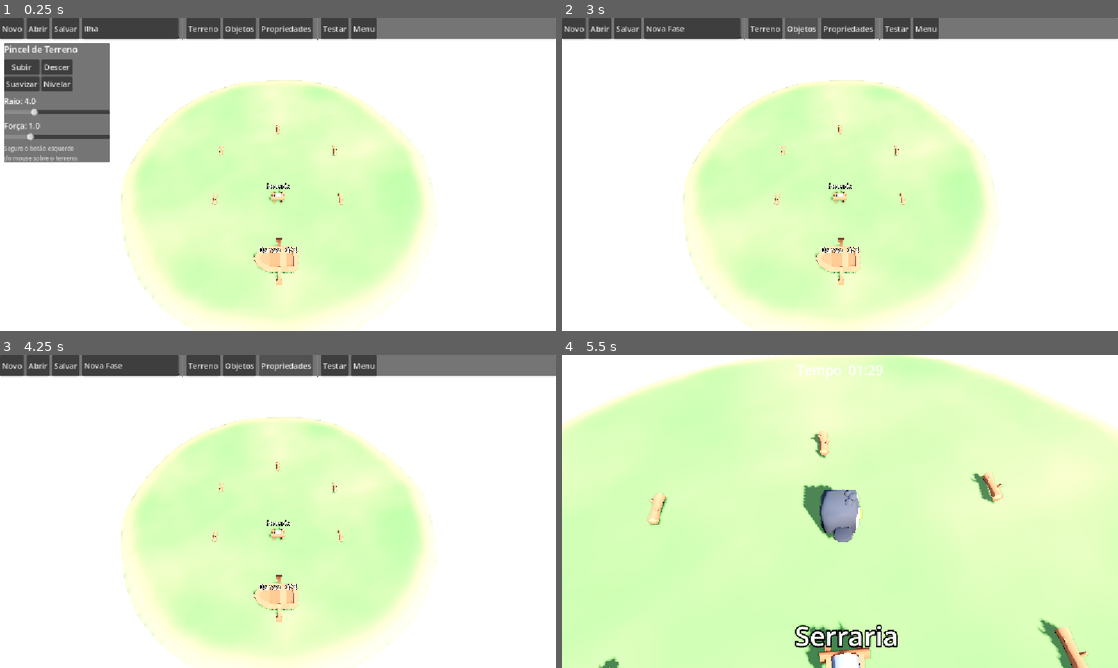
Above: before the commit, frames 1-4 (two rows, left to right).
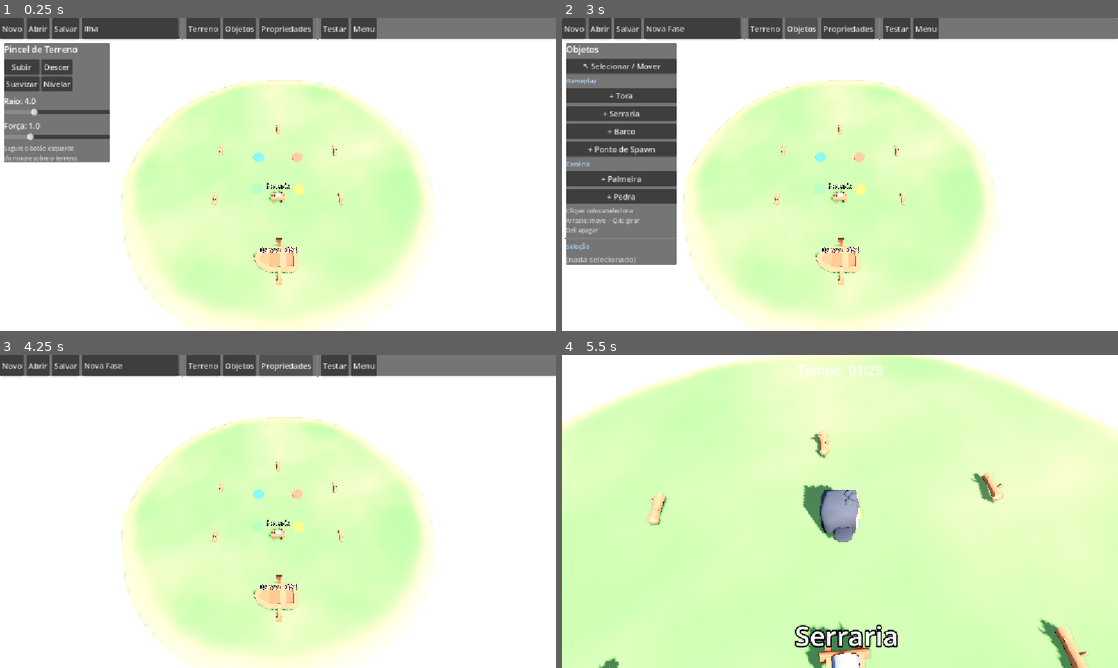
Above: after the commit, the same moments.

Repository: Hashiramaz/multiplayer-godot
Game: Godot game, scene res://scenes/editor/LevelEditor.tscn
The game is run twice, just before and just after one commit, with the same random seed, the same clock (stepped at 60 frames per second) and the same inputs. This scene is started directly instead of the project's main scene.
Inputs (mouse positions are in pixels of both pictures, inside the frame that each line leads up to):
- Up to frame 1 (0.25 s): no input
- Up to frame 2 (3 s): click "Novo" at 0.5 s; click "Salvar" at 1.25 s; click "Terreno" at 2 s; click "Objetos" at 2.75 s
- Up to frame 3 (4.25 s): click "Propriedades" at 3.5 s
- Up to frame 4 (5.5 s): click "Testar" at 4.25 s; tap Enter at 5 s; move the mouse to (962, 495) at 5.02 s; hold D from 5.03 s (still down); hold E from 5.03 s (still down); tap Q at 5.1 s; click (962, 495) at 5.17 s; tap Space at 5.27 s

The runs differ from the first frame. In frame 1, 0.2% of the frame differs, in the area x 45-55%, y 42-57%; in frame 2, 14%, in the area x 0-55%, y 8-79%; in frame 3, 0.2%; in frame 4, nothing differs.

Commit message:
Editor de objetos (Fase D) + cor/colisão do cenário
Adiciona o modo Objetos ao editor de níveis:
- Paleta do LevelCatalog (Gameplay: tora/serraria/barco + spawn; Cenário:
  palmeira/pedra). Clicar arma; clicar no terreno coloca (anel de preview).
- Selecionar/mover (arraste com offset, reassenta no chão), girar (Q/E),
  apagar (Del), com anel de seleção.
- Inspector por objeto expõe as editable_props do catálogo (ex.: process_time
  da serraria, required do barco).
- Pontos de spawn colocáveis (máx. 4) como marcadores.
- A árvore de trabalho ($Objects) sincroniza de volta para LevelData.objects e
  spawn_points no Salvar/Testar (via meta kind/type_id/props nos nós).

Cenário (Kenney nature kit):
- Wrappers Palm.tscn / Rock.tscn + scenery_prop.gd que reaplica o atlas
  colormap.png (os FBX perdem o material no import e vinham cinza) e gera
  colisão trimesh em runtime.
- Assets/Visual/Environment adicionados ao repo (agora referenciados).

Co-Authored-By: Claude Opus 4.8 <noreply@anthropic.com>

Diff:
--- a/autoload/level_catalog.gd
+++ b/autoload/level_catalog.gd
@@ -8,6 +8,8 @@
 const _LOG_SCENE := preload("res://scenes/interactables/Carriable.tscn")
 const _SAWMILL_SCENE := preload("res://scenes/interactables/Sawmill.tscn")
 const _BOAT_SCENE := preload("res://scenes/interactables/BoatStation.tscn")
+const _PALM_SCENE := preload("res://scenes/props/Palm.tscn")
+const _ROCK_SCENE := preload("res://scenes/props/Rock.tscn")
 
 var _defs: Dictionary = {}
 var _order: Array[String] = []
@@ -20,6 +22,8 @@
 	_register(_def("boat", "Barco", "gameplay", _BOAT_SCENE, [
 		{"name": "required", "type": "int", "default": 4},
 	]))
+	_register(_def("palm", "Palmeira", "scenery", _PALM_SCENE))
+	_register(_def("rock", "Pedra", "scenery", _ROCK_SCENE))
 
 func _def(id: String, display_name: String, category: String, scene: PackedScene,
 		editable_props: Array = []) -> ObjectDef:
--- /dev/null
+++ b/scenes/props/Palm.tscn
@@ -0,0 +1,9 @@
+[gd_scene load_steps=3 format=3]
+
+[ext_resource type="PackedScene" uid="uid://cypwuriweclag" path="res://Assets/Visual/Environment/palm-straight.fbx" id="1"]
+[ext_resource type="Script" path="res://scripts/props/scenery_prop.gd" id="2"]
+
+[node name="Palm" type="Node3D"]
+script = ExtResource("2")
+
+[node name="Model" parent="." instance=ExtResource("1")]
--- /dev/null
+++ b/scenes/props/Rock.tscn
@@ -0,0 +1,9 @@
+[gd_scene load_steps=3 format=3]
+
+[ext_resource type="PackedScene" uid="uid://dn52yaxxwtw87" path="res://Assets/Visual/Environment/rocks-b.fbx" id="1"]
+[ext_resource type="Script" path="res://scripts/props/scenery_prop.gd" id="2"]
+
+[node name="Rock" type="Node3D"]
+script = ExtResource("2")
+
+[node name="Model" parent="." instance=ExtResource("1")]
--- a/scripts/editor/level_editor.gd
+++ b/scripts/editor/level_editor.gd
@@ -1,56 +1,334 @@
 extends Node3D
 ## In-game level editor (mouse + keyboard, desktop-tool style). Edits a LevelData in
-## memory: sculpt the terrain heightmap with a brush, then Save it to res://levels so
-## it shows up in the level-select screen. Object placement and the level-properties
-## panel land in later phases; the tool-mode switch is already here to host them.
+## memory across three tool modes:
+##   - Terreno: sculpt the terrain heightmap with a brush.
+##   - Objetos: place / move / rotate / delete gameplay & scenery objects and spawns.
+##   - Propriedades: (Fase E) level-wide settings.
+## Save writes a .tres to res://levels so it shows up in the level-select screen.
+##
+## The scene under $Objects is the working state while editing; it's synced back into
+## the LevelData (objects + spawn_points) on Save / Test. Each item node carries meta
+## ("kind"/"type_id"/"props") so the sync is a straight read of the tree.
 ##
 ## Camera: right-drag orbit, middle-drag pan, wheel zoom (see editor_camera.gd).
-## Terrain brush: hold LEFT mouse over the terrain and drag.
 
 const LEVELS_DIR := "res://levels"
+## Where on the ring texture the visible outline sits (0 = center, 1 = edge). Decal
+## boxes are sized so this outline lands exactly at the intended world radius.
+const RING_POS := 0.9
+const MAX_SPAWNS := 4
+const PICK_RADIUS := 2.5      # world XZ distance to select an object by clicking near it
 
 var _level: LevelData
 var _tool_mode: String = "terrain"      # terrain | objects | properties
 
+# Terrain brush
 var _brush_mode: String = "raise"       # raise | lower | smooth | flatten
 var _brush_radius: float = 4.0
 var _brush_strength: float = 1.0
 var _painting: bool = false
 
+# Shared cursor raycast (terrain point under the mouse)
+var _cursor_hit: bool = false
+var _cursor_point: Vector3 = Vector3.ZERO
+
+# Object tool
+var _armed_type: String = ""            # "" = select/move; else type_id or "spawn"
+var _selected: Node3D = null
+var _dragging_obj: bool = false
+var _drag_offset: Vector3 = Vector3.ZERO  # selected.pos - cursor at grab, so it doesn't jump
+
 @onready var _terrain: Node = $Island/Terrain
 @onready var _camera: Camera3D = $EditorCamera
 @onready var _objects: Node3D = $Objects
 @onready var _ui: CanvasLayer = $UI
 
 var _brush_decal: Decal
-
+var _select_decal: Decal
+
+# UI
 var _name_edit: LineEdit
 var _hint: Label
 var _terrain_panel: Control
+var _objects_panel: Control
+var _inspector_box: VBoxContainer
 var _placeholder: Label
 var _open_dialog: FileDialog
 
 func _ready() -> void:
 	GameManager.set_state(GameManager.State.EDITOR)
 	_level = LevelData.make_default_island()
-	_build_brush_decal()
+	_build_decals()
 	_build_ui()
 	_load_into_scene()
 
-## The projected brush ring: a Decal (conforms to the terrain silhouette on its own)
-## with a procedurally-drawn annulus texture. Inspired by the "telegraph decals"
-## look -- a ground marking that bends over hills to show reach.
-func _build_brush_decal() -> void:
-	_brush_decal = Decal.new()
-	_brush_decal.texture_albedo = _make_ring_texture()
-	_brush_decal.albedo_mix = 1.0
-	_brush_decal.upper_fade = 0.05
-	_brush_decal.lower_fade = 0.05
-	_brush_decal.visible = false
-	add_child(_brush_decal)
-
-## Draws a soft annulus (bright outline at RING_POS + faint inner fill) as a white
-## RGBA texture; the ring color comes from the Decal's modulate at runtime.
+# --- Level <-> scene ------------------------------------------------------------
+
+func _load_into_scene() -> void:
+	_terrain.build_from(_level)
+	_rebuild_scene_items()
+	_select(null)
+	_name_edit.text = _level.level_name
+	_set_hint("Fase carregada: %s" % _level.level_name)
+
+## Rebuilds the working tree ($Objects) from the LevelData: one node per placed
+## object (with meta for the sync) plus a marker per spawn point.
+func _rebuild_scene_items() -> void:
+	for child in _objects.get_children():
+		child.queue_free()
+	for o in _level.objects:
+		_instantiate_object(o.type_id, o.transform, o.props)
+	for i in _level.spawn_points.size():
+		_instantiate_spawn(_level.spawn_points[i], i)
+
+## Writes the working tree back into the LevelData. Called before Save / Test.
+func _sync_level_from_scene() -> void:
+	var objs: Array[PlacedObject] = []
+	var spawns: Array[Transform3D] = []
+	for node in _objects.get_children():
+		if String(node.get_meta("kind", "object")) == "spawn":
+			spawns.append((node as Node3D).transform)
+		else:
+			var po := PlacedObject.new()
+			po.type_id = String(node.get_meta("type_id", ""))
+			po.transform = (node as Node3D).transform
+			po.props = node.get_meta("props", {})
+			objs.append(po)
+	_level.objects = objs
+	_level.spawn_points = spawns
+
+func _instantiate_object(type_id: String, xform: Transform3D, props: Dictionary) -> Node3D:
+	var def := LevelCatalog.get_def(type_id)
+	if def == null or def.scene == null:
+		push_warning("LevelEditor: unknown type_id '%s'" % type_id)
+		return null
+	var node := def.scene.instantiate() as Node3D
+	node.transform = xform
+	for key in props:
+		node.set(key, props[key])
+	node.set_meta("kind", "object")
+	node.set_meta("type_id", type_id)
+	node.set_meta("props", props.duplicate())
+	_objects.add_child(node)
+	node.process_mode = Node.PROCESS_MODE_DISABLED   # static preview: no timers / area logic
+	return node
+
+func _instantiate_spawn(xform: Transform3D, index: int) -> Node3D:
+	var marker := MeshInstance3D.new()
+	var cyl := CylinderMesh.new()
+	cyl.top_radius = 0.55
+	cyl.bottom_radius = 0.55
+	cyl.height = 0.2
+	marker.mesh = cyl
+	var col := PlayerManager.color_for_slot(index)
+	var mat := StandardMaterial3D.new()
+	mat.albedo_color = Color(col.r, col.g, col.b, 0.75)
+	mat.transparency = BaseMaterial3D.TRANSPARENCY_ALPHA
+	mat.emission_enabled = true
+	mat.emission = col
+	mat.emission_energy_multiplier = 0.5
+	marker.material_override = mat
+	marker.transform = xform
+	marker.set_meta("kind", "spawn")
+	_objects.add_child(marker)
+	return marker
+
+# --- Input ----------------------------------------------------------------------
+
+func _unhandled_input(event: InputEvent) -> void:
+	match _tool_mode:
+		"terrain":
+			if event is InputEventMouseButton and event.button_index == MOUSE_BUTTON_LEFT:
+				_painting = event.pressed
+		"objects":
+			_objects_input(event)
+
+func _objects_input(event: InputEvent) -> void:
+	if event is InputEventMouseButton and event.button_index == MOUSE_BUTTON_LEFT:
+		if event.pressed:
+			_raycast_cursor()
+			if not _cursor_hit:
+				return
+			if _armed_type != "":
+				_place_new(_armed_type, _cursor_point)
+			else:
+				var picked := _pick_object(_cursor_point)
+				_select(picked)
+				_dragging_obj = picked != null
+				if picked != null:
+					_drag_offset = picked.position - _cursor_point
+		else:
+			_dragging_obj = false
+	elif event is InputEventKey and event.pressed and not event.echo and _selected != null:
+		match event.keycode:
+			KEY_Q:
+				_rotate_selected(-15.0)
+			KEY_E:
+				_rotate_selected(15.0)
+			KEY_DELETE:
+				_delete_selected()
+
+func _process(delta: float) -> void:
+	# Guard against a release swallowed by the UI leaving us stuck.
+	if _painting and not Input.is_mouse_button_pressed(MOUSE_BUTTON_LEFT):
+		_painting = false
+	match _tool_mode:
+		"terrain":
+			_process_terrain(delta)
+		"objects":
+			_process_objects()
+		_:
+			_brush_decal.visible = false
+			_select_decal.visible = false
+
+func _process_terrain(delta: float) -> void:
+	_select_decal.visible = false
+	_raycast_cursor()
+	_update_brush_decal()
+	if _painting and _cursor_hit:
+		_terrain.sculpt(_cursor_point, _brush_radius, _brush_strength * delta, _brush_mode)
+
+func _process_objects() -> void:
+	_raycast_cursor()
+	# Placement preview ring while a type is armed.
+	_brush_decal.visible = _cursor_hit and _armed_type != ""
+	if _brush_decal.visible:
+		var half := 1.2 / RING_POS
+		_brush_decal.size = Vector3(half * 2.0, 40.0, half * 2.0)
+		_brush_decal.global_position = _cursor_point + Vector3.UP * 8.0
+		_brush_decal.modulate = Color(0.9, 0.95, 1.0, 0.85)
+	# Drag the selected object along the terrain (offset-preserving, re-seated on ground).
+	if _dragging_obj and _cursor_hit and _selected != null:
+		var np := _cursor_point + _drag_offset
+		np.y = _terrain.height_at(np)
+		_selected.position = np
+	_update_select_decal()
+
+func _raycast_cursor() -> void:
+	var mouse := get_viewport().get_mouse_position()
+	var origin := _camera.project_ray_origin(mouse)
+	var dir := _camera.project_ray_normal(mouse)
+	var hit: Dictionary = _terrain.raycast(origin, dir)
+	_cursor_hit = hit.get("hit", false)
+	if _cursor_hit:
+		_cursor_point = hit["position"]
+
+# --- Object placement / selection -----------------------------------------------
+
+func _place_new(type_id: String, point: Vector3) -> void:
+	if type_id == "spawn":
+		if _count_spawns() >= MAX_SPAWNS:
+			_set_hint("Máximo de %d spawns" % MAX_SPAWNS)
+			return
+		var marker := _instantiate_spawn(Transform3D(Basis.IDENTITY, point), _count_spawns())
+		_select(marker)
+		return
+	var def := LevelCatalog.get_def(type_id)
+	if def == null:
+		return
+	var node := _instantiate_object(type_id, Transform3D(Basis.IDENTITY, point), _default_props(def))
+	_select(node)
+
+## Nearest object/spawn to a world point within PICK_RADIUS (XZ), or null.
+func _pick_object(point: Vector3) -> Node3D:
+	var best: Node3D = null
+	var best_d := PICK_RADIUS
+	for child in _objects.get_children():
+		var n := child as Node3D
+		var d := Vector2(n.position.x - point.x, n.position.z - point.z).length()
+		if d < best_d:
+			best_d = d
+			best = n
+	return best
+
+func _select(node: Node3D) -> void:
+	_selected = node
+	_refresh_inspector()
+
+func _rotate_selected(deg: float) -> void:
+	if _selected != null:
+		_selected.rotate_y(deg_to_rad(deg))
+
+func _delete_selected() -> void:
+	if _selected == null:
+		return
+	_selected.queue_free()
+	_selected = null
+	_refresh_inspector()
+
+func _count_spawns() -> int:
+	var n := 0
+	for child in _objects.get_children():
+		if String(child.get_meta("kind", "object")) == "spawn":
+			n += 1
+	return n
+
+func _default_props(def: ObjectDef) -> Dictionary:
+	var d := {}
+	for p in def.editable_props:
+		d[p["name"]] = p["default"]
+	return d
+
+func _arm(type_id: String) -> void:
+	_armed_type = type_id
+	if type_id == "":
+		_set_hint("Modo seleção: clique para selecionar, arraste para mover")
+	elif type_id == "spawn":
+		_set_hint("Colocando spawns (clique no terreno)")
+	else:
+		var def := LevelCatalog.get_def(type_id)
+		_set_hint("Colocando: %s" % (def.display_name if def else type_id))
+
+# --- Decals (brush ring + selection ring) ---------------------------------------
+
+func _build_decals() -> void:
+	var tex := _make_ring_texture()
+	_brush_decal = _make_decal(tex)
+	_select_decal = _make_decal(tex)
+
+func _make_decal(tex: ImageTexture) -> Decal:
+	var d := Decal.new()
+	d.texture_albedo = tex
+	d.albedo_mix = 1.0
+	d.upper_fade = 0.05
+	d.lower_fade = 0.05
+	d.visible = false
+	add_child(d)
+	return d
+
+func _update_brush_decal() -> void:
+	_brush_decal.visible = _cursor_hit
+	if not _cursor_hit:
+		return
+	var half := _brush_radius / RING_POS
+	_brush_decal.size = Vector3(half * 2.0, 40.0, half * 2.0)
+	_brush_decal.global_position = _cursor_point + Vector3.UP * 8.0
+	var base := _mode_color(_brush_mode)
+	var t := clampf((_brush_strength - 0.1) / 3.9, 0.0, 1.0)
+	var bright := lerpf(0.6, 1.15, t)
+	_brush_decal.modulate = Color(
+		minf(base.r * bright, 1.0),
+		minf(base.g * bright, 1.0),
+		minf(base.b * bright, 1.0),
+		lerpf(0.45, 1.0, t))
+
+func _update_select_decal() -> void:
+	if _selected == null:
+		_select_decal.visible = false
+		return
+	_select_decal.visible = true
+	_select_decal.size = Vector3(3.0, 40.0, 3.0)
+	_select_decal.global_position = _selected.global_position + Vector3.UP * 8.0
+	_select_decal.modulate = Color(1.0, 1.0, 1.0, 0.9)
+
+func _mode_color(mode: String) -> Color:
+	match mode:
+		"raise": return Color(0.35, 0.9, 0.4)   # green: building up
+		"lower": return Color(0.95, 0.4, 0.35)  # red: digging down
+		"smooth": return Color(0.4, 0.75, 1.0)  # blue
+		"flatten": return Color(1.0, 0.85, 0.3) # yellow
+	return Color.WHITE
+
 func _make_ring_texture() -> ImageTexture:
 	var s := 128
 	var img := Image.create(s, s, false, Image.FORMAT_RGBA8)
@@ -67,100 +345,16 @@
 			img.set_pixel(x, y, Color(1.0, 1.0, 1.0, a))
 	return ImageTexture.create_from_image(img)
 
-# --- Level <-> scene ------------------------------------------------------------
-
-func _load_into_scene() -> void:
-	_terrain.build_from(_level)
-	_rebuild_objects()
-	_name_edit.text = _level.level_name
-	_set_hint("Fase carregada: %s" % _level.level_name)
-
-## Static, non-interactive previews of the placed objects so the terrain isn't empty
-## while editing. (Full placement/selection comes in the next phase.)
-func _rebuild_objects() -> void:
-	for child in _objects.get_children():
-		child.queue_free()
-	for o in _level.objects:
-		var def := LevelCatalog.get_def(o.type_id)
-		if def == null or def.scene == null:
-			continue
-		var node := def.scene.instantiate()
-		(node as Node3D).transform = o.transform
-		for key in o.props:
-			node.set(key, o.props[key])
-		_objects.add_child(node)
-		(node as Node).process_mode = Node.PROCESS_MODE_DISABLED
-
-# --- Terrain brush --------------------------------------------------------------
-## Where on the ring texture the visible outline sits (0 = center, 1 = edge). The
-## decal box is sized so this outline lands exactly at the real sculpt radius.
-const RING_POS := 0.9
-
-var _brush_hit: bool = false
-var _brush_point: Vector3 = Vector3.ZERO
-
-func _unhandled_input(event: InputEvent) -> void:
-	if _tool_mode != "terrain":
-		return
-	if event is InputEventMouseButton and event.button_index == MOUSE_BUTTON_LEFT:
-		_painting = event.pressed
-
-func _process(delta: float) -> void:
-	# Guard against a release swallowed by the UI leaving us stuck painting.
-	if _painting and not Input.is_mouse_button_pressed(MOUSE_BUTTON_LEFT):
-		_painting = false
-	if _tool_mode != "terrain":
-		_brush_decal.visible = false
-		return
-	_raycast_brush()
-	_update_brush_decal()
-	if _painting and _brush_hit:
-		_terrain.sculpt(_brush_point, _brush_radius, _brush_strength * delta, _brush_mode)
-
-func _raycast_brush() -> void:
-	var mouse := get_viewport().get_mouse_position()
-	var origin := _camera.project_ray_origin(mouse)
-	var dir := _camera.project_ray_normal(mouse)
-	var hit: Dictionary = _terrain.raycast(origin, dir)
-	_brush_hit = hit.get("hit", false)
-	if _brush_hit:
-		_brush_point = hit["position"]
-
-## Positions and styles the projected brush ring: radius -> decal footprint,
-## strength -> ring opacity/brightness, brush mode -> hue. Follows the cursor even
-## when not painting so you can aim.
-func _update_brush_decal() -> void:
-	_brush_decal.visible = _brush_hit
-	if not _brush_hit:
-		return
-	var half := _brush_radius / RING_POS
-	_brush_decal.size = Vector3(half * 2.0, 40.0, half * 2.0)
-	_brush_decal.global_position = _brush_point + Vector3.UP * 8.0
-	var base := _mode_color(_brush_mode)
-	var t := clampf((_brush_strength - 0.1) / 3.9, 0.0, 1.0)
-	var bright := lerpf(0.6, 1.15, t)
-	_brush_decal.modulate = Color(
-		minf(base.r * bright, 1.0),
-		minf(base.g * bright, 1.0),
-		minf(base.b * bright, 1.0),
-		lerpf(0.45, 1.0, t))
-
-func _mode_color(mode: String) -> Color:
-	match mode:
-		"raise": return Color(0.35, 0.9, 0.4)   # green: building up
-		"lower": return Color(0.95, 0.4, 0.35)  # red: digging down
-		"smooth": return Color(0.4, 0.75, 1.0)  # blue
-		"flatten": return Color(1.0, 0.85, 0.3) # yellow
-	return Color.WHITE
-
-# --- Actions --------------------------------------------------------------------
+# --- Toolbar actions ------------------------------------------------------------
 
 func _on_new() -> void:
 	_level = LevelData.make_default_island()
 	_level.level_name = "Nova Fase"
+	_armed_type = ""
 	_load_into_scene()
 
 func _on_save() -> void:
+	_sync_level_from_scene()
 	_level.level_name = _name_edit.text.strip_edges()
 	if _level.level_name == "":
 		_level.level_name = "Nova Fase"
@@ -185,6 +379,7 @@
 		_set_hint("Arquivo não é uma fase válida")
 
 func _on_test() -> void:
+	_sync_level_from_scene()
 	_level.level_name = _name_edit.text.strip_edges()
 	GameManager.selected_level = _level
 	GameManager.start_match()
@@ -192,23 +387,24 @@
 func _on_menu() -> void:
 	GameManager.go_to_main_menu()
 
-func _set_brush_mode(mode: String) -> void:
-	_brush_mode = mode
-
-func _set_brush_radius(v: float) -> void:
-	_brush_radius = v
-
-func _set_brush_strength(v: float) -> void:
-	_brush_strength = v
-
 func _set_tool_mode(mode: String) -> void:
 	_tool_mode = mode
 	_terrain_panel.visible = mode == "terrain"
-	_placeholder.visible = mode != "terrain"
+	_objects_panel.visible = mode == "objects"
+	_placeholder.visible = mode == "properties"
+	if mode == "properties":
+		_placeholder.text = "Propriedades: em breve (Fase E)"
 	if mode == "objects":
-		_placeholder.text = "Objetos: em breve (Fase D)"
-	elif mode == "properties":
-		_placeholder.text = "Propriedades: em breve (Fase E)"
+		_refresh_inspector()
+
+func _set_brush_mode(mode: String) -> void:
+	_brush_mode = mode
+
+func _set_brush_radius(v: float) -> void:
+	_brush_radius = v
+
+func _set_brush_strength(v: float) -> void:
+	_brush_strength = v
 
 func _slugify(raw: String) -> String:
 	var out := ""
@@ -229,6 +425,7 @@
 func _build_ui() -> void:
 	_build_toolbar()
 	_build_terrain_panel()
+	_build_objects_panel()
 	_build_placeholder()
 	_build_hint()
 	_build_open_dialog()
@@ -292,6 +489,116 @@
 	help.add_theme_font_size_override("font_size", 12)
 	help.modulate = Color(1, 1, 1, 0.7)
 	box.add_child(help)
+
+func _build_objects_panel() -> void:
+	_objects_panel = PanelContainer.new()
+	_objects_panel.position = Vector2(8, 52)
+	_objects_panel.custom_minimum_size = Vector2(230, 0)
+	_ui.add_child(_objects_panel)
+
+	var box := VBoxContainer.new()
+	box.add_theme_constant_override("separation", 6)
+	_objects_panel.add_child(box)
+
+	var title := Label.new()
+	title.text = "Objetos"
+	title.add_theme_font_size_override("font_size", 18)
+	box.add_child(title)
+
+	_add_button(box, "↖ Selecionar / Mover", _arm.bind(""))
+
+	_add_section_label(box, "Gameplay")
+	for def in LevelCatalog.defs("gameplay"):
+		_add_button(box, "+ %s" % def.display_name, _arm.bind(def.id))
+	_add_button(box, "+ Ponto de Spawn", _arm.bind("spawn"))
+
+	_add_section_label(box, "Cenário")
+	for def in LevelCatalog.defs("scenery"):
+		_add_button(box, "+ %s" % def.display_name, _arm.bind(def.id))
+
+	var help := Label.new()
+	help.text = "Clique: coloca/seleciona\nArraste: move  ·  Q/E: girar\nDel: apagar"
+	help.add_theme_font_size_override("font_size", 12)
+	help.modulate = Color(1, 1, 1, 0.7)
+	box.add_child(help)
+
+	_add_separator_h(box)
+	_add_section_label(box, "Seleção")
+	_inspector_box = VBoxContainer.new()
+	_inspector_box.add_theme_constant_override("separation", 4)
+	box.add_child(_inspector_box)
+
+func _refresh_inspector() -> void:
+	if _inspector_box == null:
+		return
+	for child in _inspector_box.get_children():
+		child.queue_free()
+	if _selected == null:
+		var none := Label.new()
+		none.text = "(nada selecionado)"
+		none.modulate = Color(1, 1, 1, 0.6)
+		_inspector_box.add_child(none)
+		return
+
+	var kind := String(_selected.get_meta("kind", "object"))
+	if kind == "spawn":
+		var l := Label.new()
+		l.text = "Ponto de spawn"
+		_inspector_box.add_child(l)
+		_add_button(_inspector_box, "Apagar (Del)", _delete_selected)
+		return
+
+	var type_id := String(_selected.get_meta("type_id", ""))
+	var def := LevelCatalog.get_def(type_id)
+	var title := Label.new()
+	title.text = def.display_name if def else type_id
+	_inspector_box.add_child(title)
+
+	var props: Dictionary = _selected.get_meta("props", {})
+	if def != null:
+		for p in def.editable_props:
+			_add_prop_field(_inspector_box, p, props)
+	_add_button(_inspector_box, "Apagar (Del)", _delete_selected)
+
+func _add_prop_field(parent: Node, prop: Dictionary, props: Dictionary) -> void:
+	var pname := String(prop["name"])
+	var ptype := String(prop["type"])
+	var row := HBoxContainer.new()
+	var label := Label.new()
+	label.text = pname
+	label.custom_minimum_size = Vector2(110, 0)
+	row.add_child(label)
+	if ptype == "bool":
+		var cb := CheckBox.new()
+		cb.button_pressed = bool(props.get(pname, prop["default"]))
+		cb.toggled.connect(_on_prop_bool.bind(pname))
+		row.add_child(cb)
+	else:
+		var sb := SpinBox.new()
+		sb.step = 1.0 if ptype == "int" else 0.1
+		sb.min_value = 0.0
+		sb.max_value = 999.0
+		sb.value = float(props.get(pname, prop["default"]))
+		sb.value_changed.connect(_on_prop_num.bind(pname, ptype))
+		row.add_child(sb)
+	parent.add_child(row)
+
+func _on_prop_num(value: float, pname: String, ptype: String) -> void:
+	if _selected == null:
+		return
+	var v: Variant = int(value) if ptype == "int" else value
+	var props: Dictionary = _selected.get_meta("props", {})
+	props[pname] = v
+	_selected.set_meta("props", props)
+	_selected.set(pname, v)
+
+func _on_prop_bool(pressed: bool, pname: String) -> void:
+	if _selected == null:
+		return
+	var props: Dictionary = _selected.get_meta("props", {})
+	props[pname] = pressed
+	_selected.set_meta("props", props)
+	_selected.set(pname, pressed)
 
 func _build_placeholder() -> void:
 	_placeholder = Label.new()
@@ -328,8 +635,17 @@
 	return b
 
 func _add_separator(parent: Node) -> void:
-	var sep := VSeparator.new()
-	parent.add_child(sep)
+	parent.add_child(VSeparator.new())
+
+func _add_separator_h(parent: Node) -> void:
+	parent.add_child(HSeparator.new())
+
+func _add_section_label(parent: Node, text: String) -> void:
+	var l := Label.new()
+	l.text = text
+	l.add_theme_font_size_override("font_size", 13)
+	l.modulate = Color(0.7, 0.85, 1.0)
+	parent.add_child(l)
 
 func _make_slider(label_text: String, min_v: float, max_v: float, step: float,
 		value: float, on_change: Callable) -> Control:
--- /dev/null
+++ b/scripts/props/scenery_prop.gd
@@ -0,0 +1,28 @@
+@tool
+extends Node3D
+## Shared setup for Kenney nature-kit scenery (palms, rocks, ...). Those FBX all
+## sample a single `colormap.png` atlas through their UVs, but the material link is
+## lost on import, so they render untextured. This walks the instanced model and:
+##   - applies the colormap as albedo (restores the flat colors), and
+##   - builds trimesh collision at runtime so players bump into them.
+##
+## @tool so the colors also show while previewing the scene in the Godot editor;
+## collision is only generated at runtime (not needed in-editor).
+
+const COLORMAP: Texture2D = preload("res://Assets/Visual/Environment/colormap.png")
+
+@export var add_collision: bool = true
+
+func _ready() -> void:
+	var mat := StandardMaterial3D.new()
+	mat.albedo_texture = COLORMAP
+	mat.roughness = 0.9
+	_setup(self, mat)
+
+func _setup(node: Node, mat: StandardMaterial3D) -> void:
+	for child in node.get_children():
+		if child is MeshInstance3D:
+			(child as MeshInstance3D).material_override = mat
+			if add_collision and not Engine.is_editor_hint():
+				(child as MeshInstance3D).create_trimesh_collision()
+		_setup(child, mat)
Binary file added: Assets/Visual/Environment/colormap.png
Not shown, added: Assets/Visual/Environment/colormap.png.import
Binary file added: Assets/Visual/Environment/grass-patch.fbx
Not shown, added: Assets/Visual/Environment/grass-patch.fbx.import
Binary file added: Assets/Visual/Environment/grass-plant.fbx
Not shown, added: Assets/Visual/Environment/grass-plant.fbx.import
Binary file added: Assets/Visual/Environment/grass.fbx
Not shown, added: Assets/Visual/Environment/grass.fbx.import
Binary file added: Assets/Visual/Environment/hole.fbx
Not shown, added: Assets/Visual/Environment/hole.fbx.import
Binary file added: Assets/Visual/Environment/palm-bend.fbx
Not shown, added: Assets/Visual/Environment/palm-bend.fbx.import
(and 16 more such lines)
